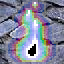
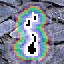
Comparing the layer stacks of the two (64, 64) images. Changes:
moved "bg-rocks copy #7" above "bg-rocks copy #6" over box(2, 0, 60, 64)
moved "bg-rocks copy #6" above "bg-rocks copy #5" over box(2, 0, 60, 64)
moved "bg-rocks copy #5" above "bg-rocks copy #4" over box(2, 0, 60, 64)
moved "bg-rocks copy #4" above "bg-rocks copy #3" over box(2, 0, 60, 64)
moved "bg-rocks copy #3" above "bg-rocks copy #2" over box(2, 0, 60, 64)
moved "bg-rocks copy #2" above "bg-rocks copy #1" over box(2, 0, 60, 64)
moved "bg-rocks copy #1" above "bg-rocks copy" over box(2, 0, 60, 64)
moved "bg-rocks copy" above "bg-rocks" over box(2, 0, 60, 64)
